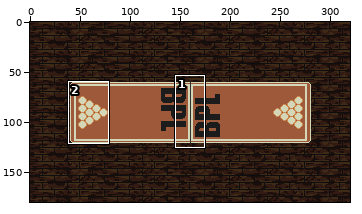
Two states of a sprite sheet, resources/textures/beer_pong/bar.png. Above: a wide view before the commit, with the close-up outlined.
Close-up. Before the commit:
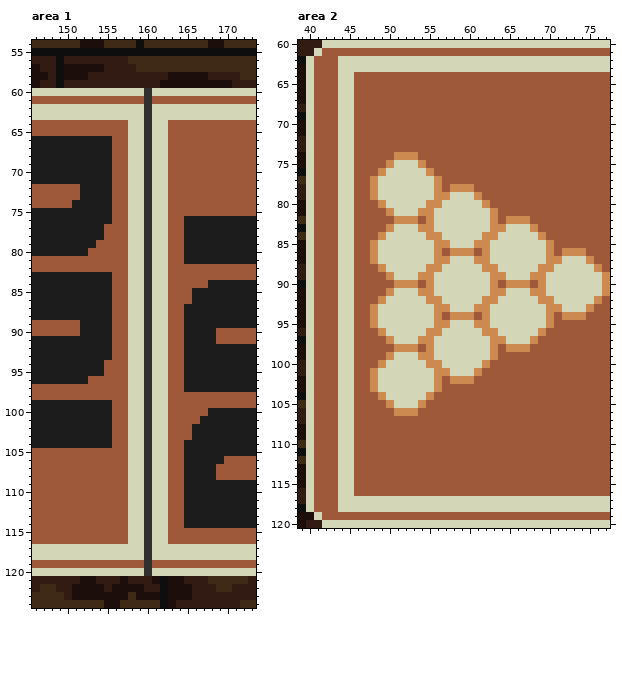
The file is 320x180 pixels. Shown: area 1: x 146..173, y 54..124; area 2: x 39..77, y 60..120.
The result:
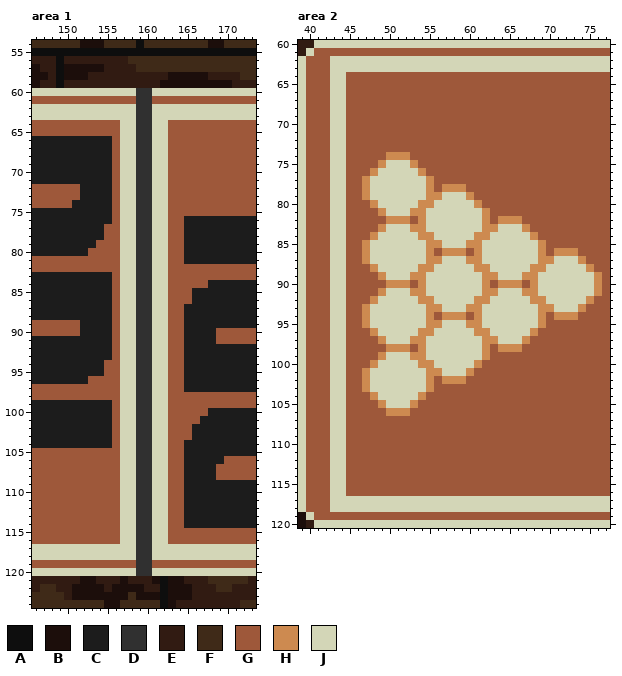
Palette (. is transparent): A #0e0e0e  B #1c0e0b  C #1c1c1c  D #303030  E #311b12  F #3f2a18  G #9e583a  H #cd8a50  J #d3d6b7
What changed:
Changed rows in their new state; - is an unchanged pixel.
Area 1:
first column x 157:
 60 --D
 61 --D
 62 --D
 63 --D
 64 J-D
 65 J-D
 66 J-D
 67 J-D
 68 J-D
 69 J-D
 70 J-D
 71 J-D
 72 J-D
 73 J-D
 74 J-D
 75 J-D
 76 J-D
 77 J-D
 78 J-D
 79 J-D
 80 J-D
 81 J-D
 82 J-D
 83 J-D
 84 J-D
 85 J-D
 86 J-D
 87 J-D
 88 J-D
 89 J-D
 90 J-D
 91 J-D
 92 J-D
 93 J-D
 94 J-D
 95 J-D
 96 J-D
 97 J-D
 98 J-D
 99 J-D
100 J-D
101 J-D
102 J-D
103 J-D
104 J-D
105 J-D
106 J-D
107 J-D
108 J-D
109 J-D
110 J-D
111 J-D
112 J-D
113 J-D
114 J-D
115 J-D
116 J-D
117 --D
118 --D
119 --D
120 --D
Area 2:
first column x 39:
 60 --J------------------------------------
 61 -JG------------------------------------
 62 JG--J----------------------------------
 63 JG--J----------------------------------
 64 JG--J-G--------------------------------
 65 JG--J-G--------------------------------
 66 JG--J-G--------------------------------
 67 JG--J-G--------------------------------
 68 JG--J-G--------------------------------
 69 JG--J-G--------------------------------
 70 JG--J-G--------------------------------
 71 JG--J-G--------------------------------
 72 JG--J-G--------------------------------
 73 JG--J-G--------------------------------
 74 JG--J-G----H--G------------------------
 75 JG--J-G---HJ--HG-----------------------
 76 JG--J-G--HJ----HG----------------------
 77 JG--J-G-HJ------HG---------------------
 78 JG--J-G-HJ------HGH--G-----------------
 79 JG--J-G-HJ------H-J--HG----------------
 80 JG--J-G--HJ----H-J----HG---------------
 81 JG--J-G---HJ--H-J------HG--------------
 82 JG--J-G----H--GHJ------HGH--G----------
 83 JG--J-G---HJ--H-J------H-J--HG---------
 84 JG--J-G--HJ----H-J----H-J----HG--------
 85 JG--J-G-HJ------H-J--H-J------HG-------
 86 JG--J-G-HJ------HGH--GHJ------HGH--G---
 87 JG--J-G-HJ------H-J--H-J------H-J--HG--
 88 JG--J-G--HJ----H-J----H-J----H-J----HG-
 89 JG--J-G---HJ--H-J------H-J--H-J------HG
 90 JG--J-G----H--GHJ------HGH--GHJ------HG
 91 JG--J-G---HJ--H-J------H-J--H-J------HG
 92 JG--J-G--HJ----H-J----H-J----H-J----HG-
 93 JG--J-G-HJ------H-J--H-J------H-J--HG--
 94 JG--J-G-HJ------HGH--GHJ------HGH--G---
 95 JG--J-G-HJ------H-J--H-J------HG-------
 96 JG--J-G--HJ----H-J----H-J----HG--------
 97 JG--J-G---HJ--H-J------H-J--HG---------
 98 JG--J-G----H--GHJ------HGH--G----------
 99 JG--J-G---HJ--H-J------HG--------------
100 JG--J-G--HJ----H-J----HG---------------
101 JG--J-G-HJ------H-J--HG----------------
102 JG--J-G-HJ------HGH--G-----------------
103 JG--J-G-HJ------HG---------------------
104 JG--J-G--HJ----HG----------------------
105 JG--J-G---HJ--HG-----------------------
106 JG--J-G----H--G------------------------
107 JG--J-G--------------------------------
108 JG--J-G--------------------------------
109 JG--J-G--------------------------------
110 JG--J-G--------------------------------
111 JG--J-G--------------------------------
112 JG--J-G--------------------------------
113 JG--J-G--------------------------------
114 JG--J-G--------------------------------
115 JG--J-G--------------------------------
116 JG--J-G--------------------------------
117 JG--J----------------------------------
118 JG--J----------------------------------
119 -JG------------------------------------
120 --J------------------------------------
Where, in picture pixels (left, top, right, bottom), the same in both close-ups:
changed: (120, 88, 144, 576)
changed: (298, 40, 610, 528)
